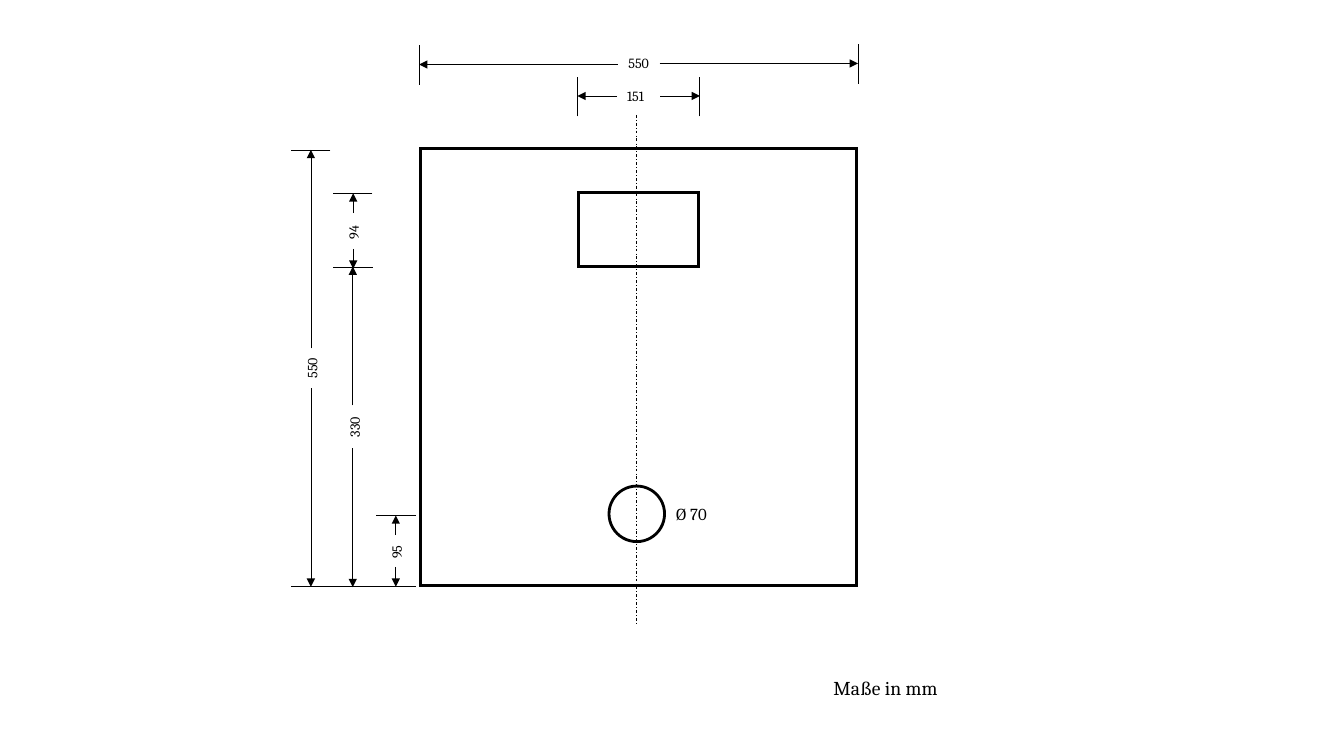
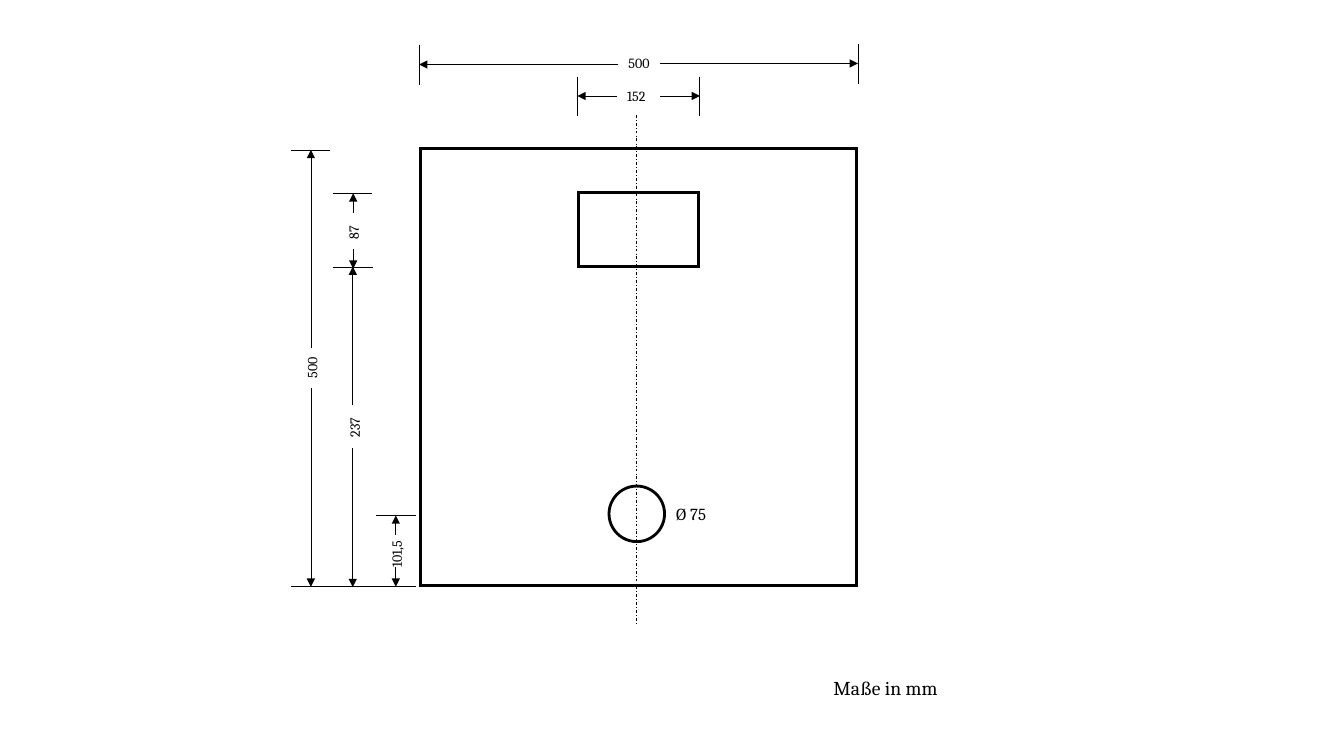
Before and after one commit to Brias/Photo-Booth, a slide deck: slide 1 of thesis/photobooth_sketch.pptx. Drawn at 1344x756 pixels with LibreOffice and Linux fonts; fonts in the diff are those of the drawing. Boxes give left, top, right and bottom in pixels: in the first picture for what was removed or moved away, otherwise in the second. Text is boxed around its words. In the diff, an @@ line names an element or a change of style, - is before the commit and + after.

```diff
--- a/thesis/photobooth_sketch.pptx
+++ b/thesis/photobooth_sketch.pptx
@@ text at <box>628,58,649,68</box>: text changed @@
-550
+500
@@ text at <box>627,91,645,101</box>: text changed @@
-151
+152
@@ text at <box>344,227,362,239</box>: text changed @@
-94
+87
@@ text at <box>303,359,321,378</box>: text changed @@
-550
+500
@@ text at <box>345,420,363,437</box>: text changed @@
-330
+237
@@ text at <box>676,508,706,520</box>: text changed @@
-Ø 70
+Ø 75
@@ text at <box>387,543,405,568</box>: text changed @@
-95
+101,5
```
Also in this commit, not shown: 55 other files.
